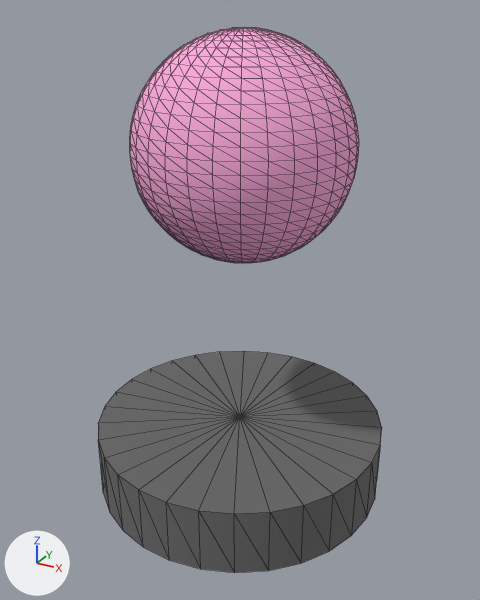
The glTF model src/assets/models/portals/sphPink.glb, before and after one commit.
One viewpoint serves both versions: a camera (50 mm lens) standing at (16.9, -30.6, 27.2) and looking at (0.2, -0.4, 12.0). The axes (+X, +Y, +Z) are drawn at lower left. The lights are the same throughout. Mesh edges are drawn as thin lines. Where no turn or scale is listed for an object, it has been applied to the vertices. Vertices at the same position are counted once.

Names of what the first picture shows: '028_Sphere_3', '029_Cylinder_-_baked_12'.
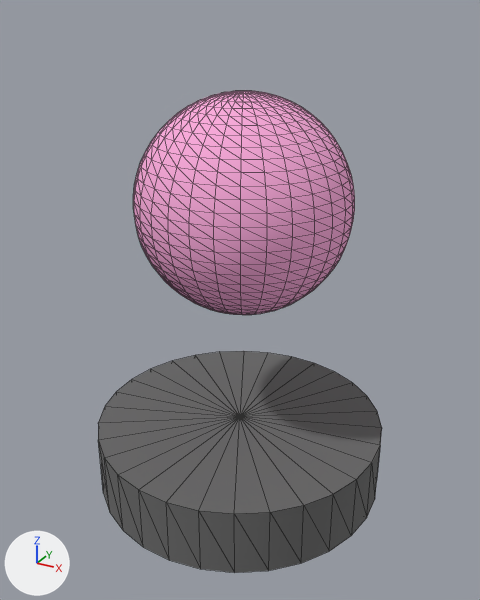
Boxes (x1, y1, x2, y2) around the edits, measured in the pictures (480 x 600 px):
'028_Sphere_3', mesh moved: before (130, 27, 359, 263); after (133, 91, 355, 315)

The change in detail:
me_028_sphere_3 has 872 vertices, 1740 faces and spans x -5.81..6.04, y -5.68..6.18, z 14.42..26.29.
me_028_sphere_3 is used by ob_028_sphere_3; location (0.0, 0.0, 0.0).
me_028_sphere_3 part 1: the whole mesh is moved by (0.0, 0.0, -3.0).
